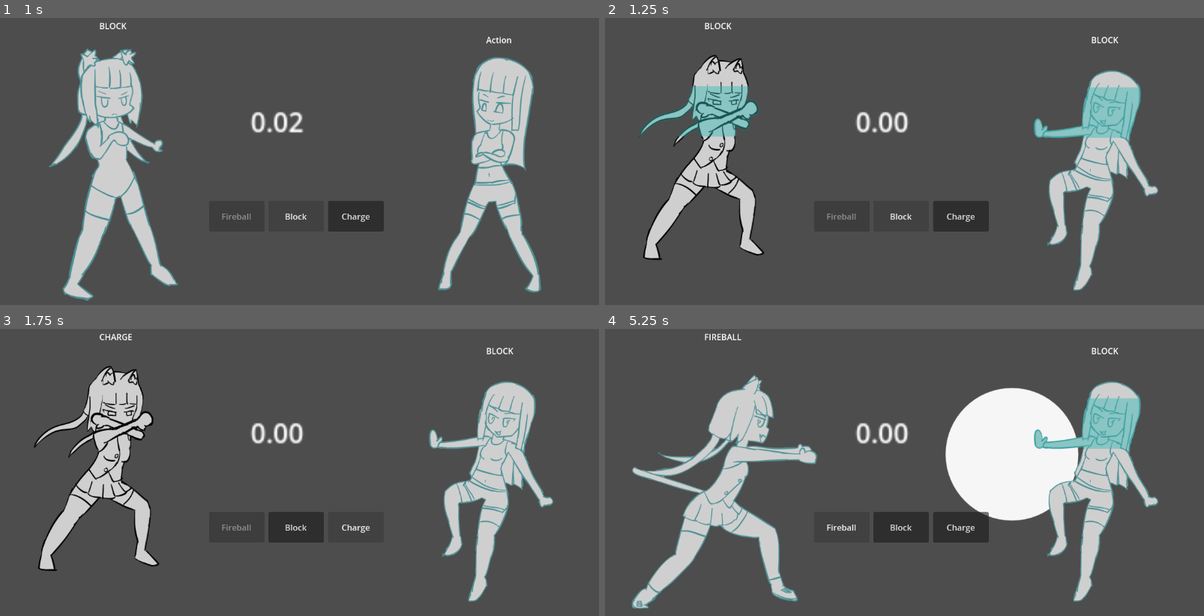
Above: before the commit, frames 1-4 (two rows, left to right).
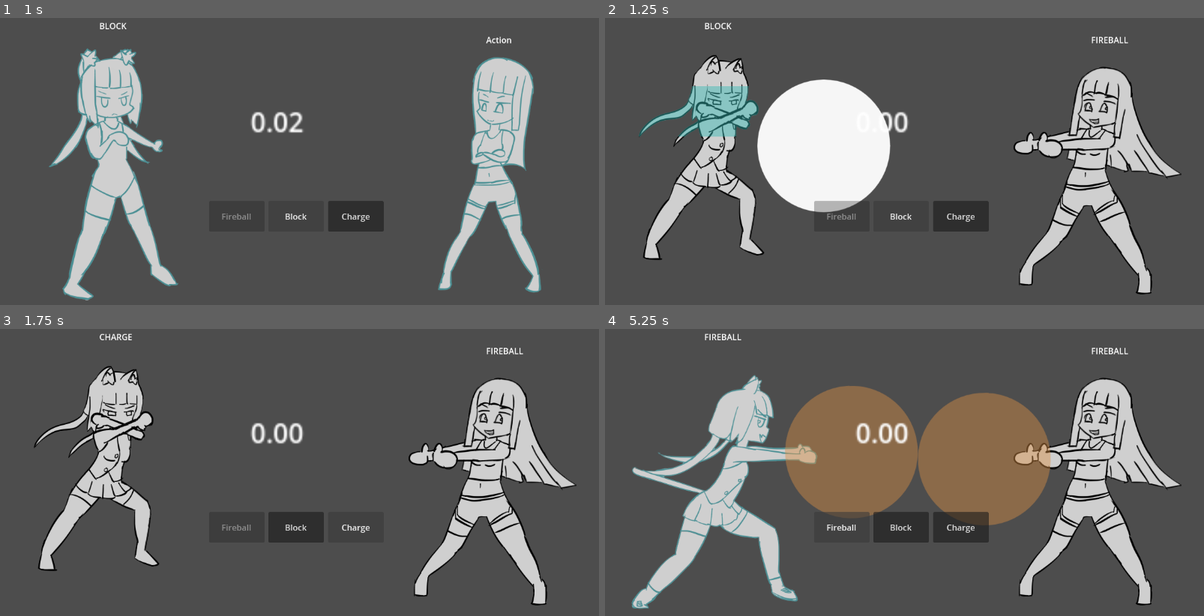
Above: after the commit, the same moments.

Repository: BeatMil/TobPaCharge
Game: Godot game, scene res://scenes/battle.tscn
The game is run twice, just before and just after one commit, with the same random seed, the same clock (stepped at 60 frames per second) and the same inputs.
Inputs:
- Up to frame 1 (1 s): click "Block" at 0.5 s
- Up to frame 2 (1.25 s): no input
- Up to frame 3 (1.75 s): click "Charge" at 1.25 s
- Up to frame 4 (5.25 s): click "Block" at 2 s; click "Charge" at 2.75 s; click "Block" at 3.5 s; click "Fireball" at 4.25 s; click "Fireball" at 5 s

Frame 1 is identical in both runs. In frame 2, 16% of the frame differs, in the area x 25-97%, y 6-97%; in frame 3, 7.1%; in frame 4, 25%, in the area x 30-97%, y 6-97%.

Commit message:
Remove unused function
Unused function
- explode() -> fireball.gd

Diff:
--- a/scripts/Player.gd
+++ b/scripts/Player.gd
@@ -76,5 +76,3 @@
 	if body.is_in_group("fireball"):
 		if chosen_action in [ActionEnum.actions.CHARGE, ActionEnum.actions.CHARGE]:
 			$"AnimationPlayer".play("hitted")
-		else:
-			body.explode()
--- a/scripts/bot.gd
+++ b/scripts/bot.gd
@@ -6,7 +6,7 @@
 
 # Configs
 var chosen_action = ActionEnum.actions.CHARGE
-var charge_count = 3
+var charge_count = 30
 
 
 func _ready():
@@ -18,7 +18,7 @@
 	# I don't know how this line work but that's fine XD
 	## Edited: ohhhh my god that's genius! XD
 	# chosen_action = randi() % ActionEnum.actions.size()
-	chosen_action = ActionEnum.actions.BLOCK
+	chosen_action = ActionEnum.actions.FIREBALL
 
 
 func resolve_phase():
@@ -53,7 +53,5 @@
 
 func _on_area_2d_body_entered(body):
 	if body.is_in_group("fireball"):
-		if chosen_action == ActionEnum.actions.CHARGE:
+		if chosen_action in [ActionEnum.actions.CHARGE, ActionEnum.actions.CHARGE]:
 			$"AnimationPlayer".play("hitted")
-		else:
-			body.explode()
--- a/scripts/fireball.gd
+++ b/scripts/fireball.gd
@@ -36,12 +36,6 @@
 		printerr("Please choose target!!")
 
 
-func explode():
-	## TODO create explosion effect
-	print("%s explode!"%[name])
-	pass
-
-
 func _on_body_entered(body):
 	print(body.name)
 	if body.is_in_group("fireball"):
